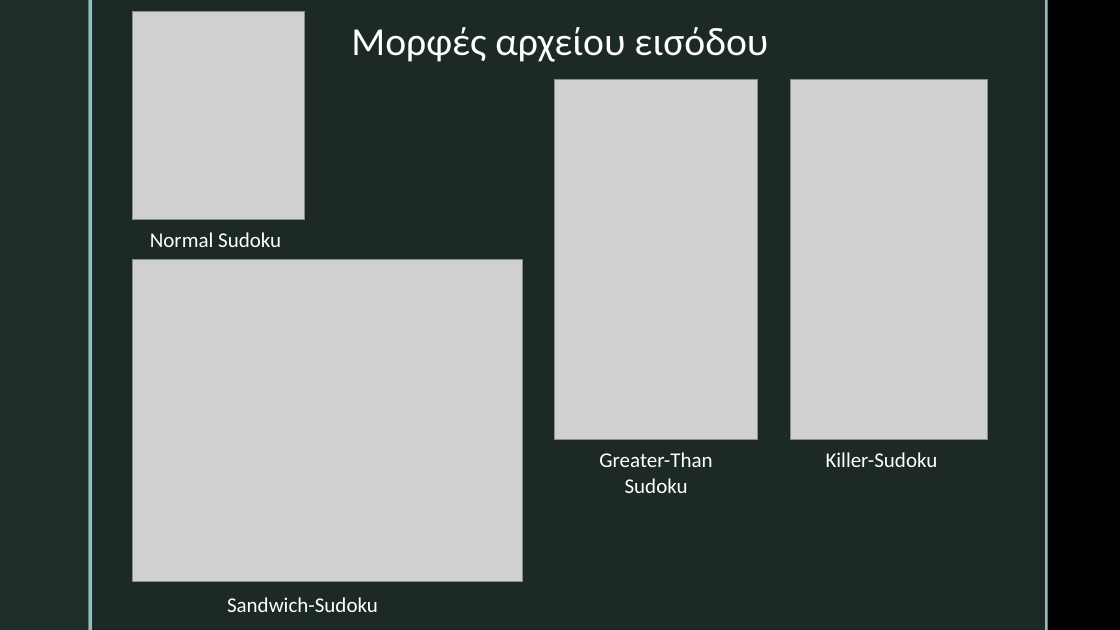
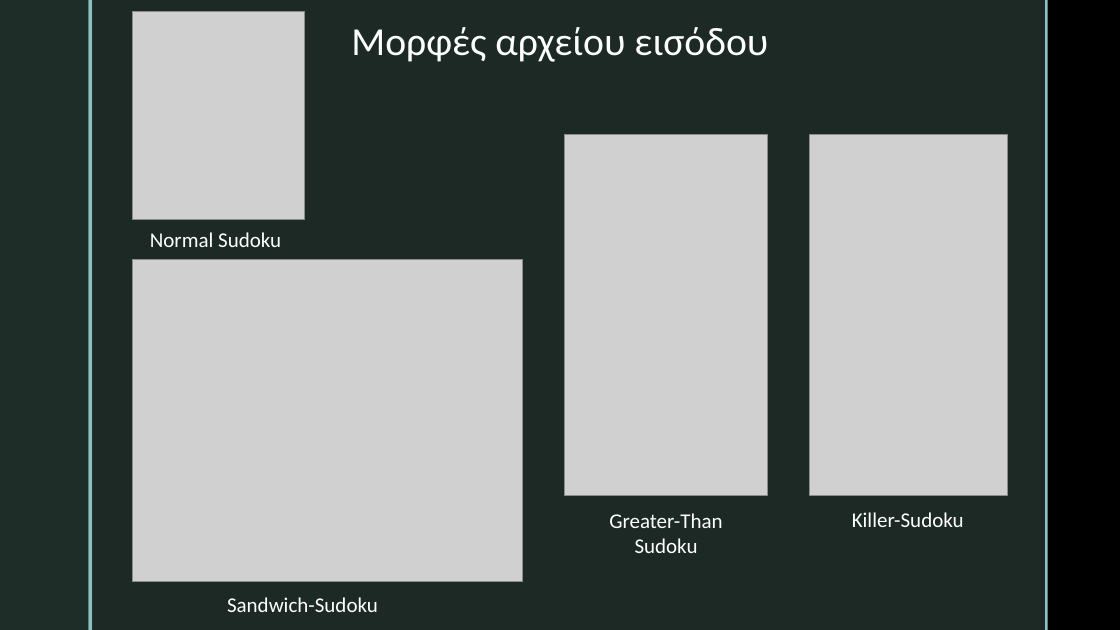
Before and after one commit to tsaperlein/Sudoku, a slide deck: slide 4 of Presentation.pptx. Drawn at 1120x630 pixels with LibreOffice and Linux fonts; fonts in the diff are those of the drawing; grey boxes stand for pictures; background and template pictures are left out. Boxes give left, top, right and bottom in pixels: in the first picture for what was removed or moved away, otherwise in the second. Text is boxed around its words. In the diff, an @@ line names an element or a change of style, - is before the commit and + after.

```diff
--- a/Presentation.pptx
+++ b/Presentation.pptx
@@ picture: place and size @@
-picture at [555,79,758,439]
+picture at [565,134,768,495]
@@ picture: place and size @@
-picture at [791,79,988,439]
+picture at [810,134,1007,495]
@@ text "Greater-Than": place and size @@
-text "Greater-Than" at [599,452,712,493]
+text "Greater-Than" at [609,513,722,553]
@@ text "Killer-Sudoku": place and size @@
-text "Killer-Sudoku" at [826,452,938,467]
+text "Killer-Sudoku" at [852,512,964,527]
```
Also in this commit, not shown: 2 other slides changed, 1 slide added, 1 slide removed.
